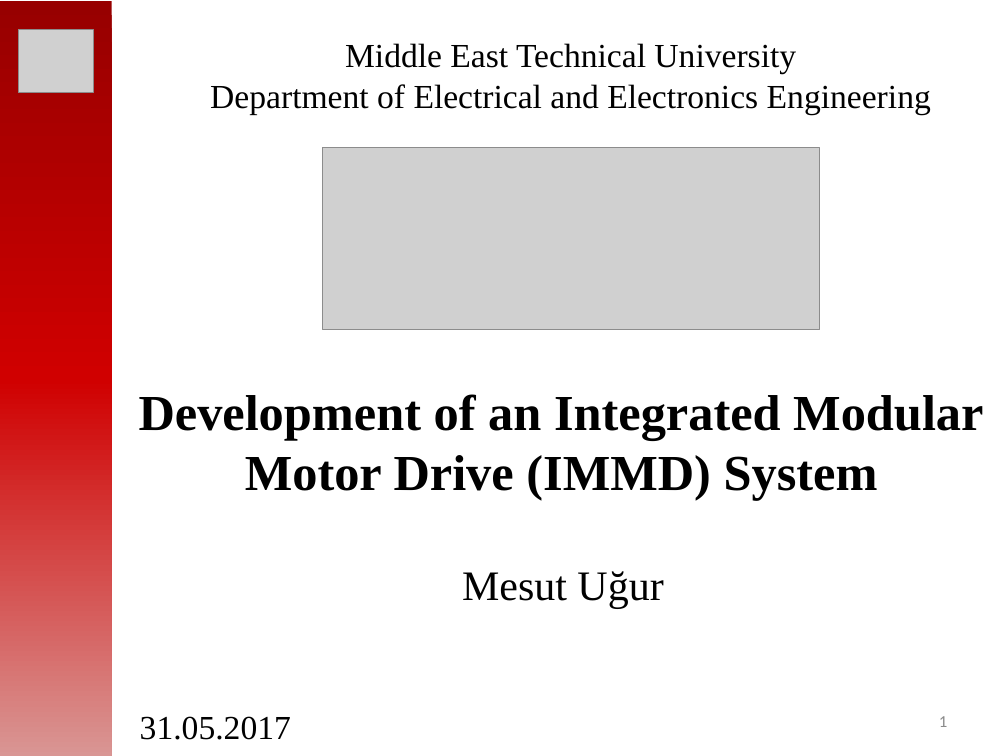
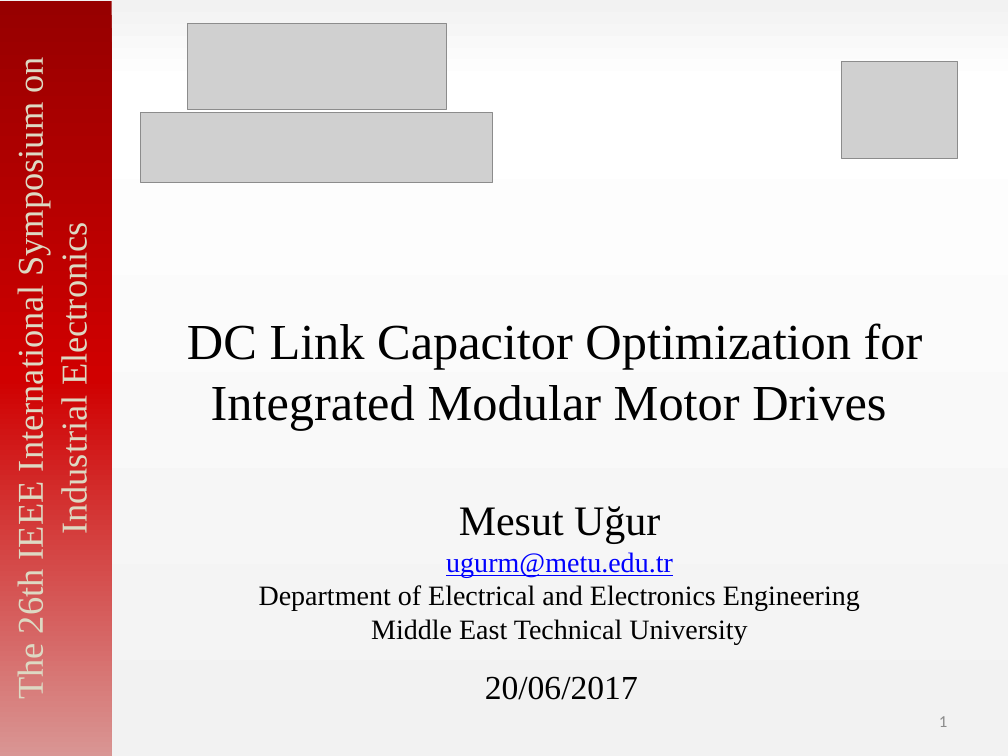
Before and after one commit to hakanpolat/IMMD, a slide deck: slide 1 of ISIE 2017/sunum/ISIE2017_OralPres_Mesut_Uğur.pptx. Drawn at 1008x756 pixels with LibreOffice and Linux fonts; fonts in the diff are those of the drawing; grey boxes stand for pictures. Boxes give left, top, right and bottom in pixels: in the first picture for what was removed or moved away, otherwise in the second. Text is boxed around its words. In the diff, an @@ line names an element or a change of style, - is before the commit and + after.

```diff
--- a/ISIE 2017/sunum/ISIE2017_OralPres_Mesut_Uğur.pptx
+++ b/ISIE 2017/sunum/ISIE2017_OralPres_Mesut_Uğur.pptx
@@ background #FFFFFF to gradient #F2F2F2 to #FFFFFF @@
@@ picture added at <box>187,24,447,110</box> @@
@@ text removed at <box>210,43,931,114</box> @@
-Middle East Technical University
-Department of Electrical and Electronics Engineering
@@ text added at <box>10,60,94,698</box>, 26 pt, text #DDD9C3 @@
+The 26th IEEE International Symposium on Industrial Electronics
@@ picture: place and size @@
-picture at <box>18,29,94,92</box>
+picture at <box>842,61,958,158</box>
@@ picture added at <box>141,113,493,183</box> @@
@@ picture removed at <box>323,147,818,330</box> @@
@@ text at <box>187,323,923,430</box>: text changed; bold off @@
-Development of an Integrated Modular
-Motor Drive (IMMD) System
+DC Link Capacitor Optimization for Integrated Modular Motor Drives
@@ text "Mesut Uğur": place and size @@
-text "Mesut Uğur" at <box>462,571,663,608</box>
+text "Mesut Uğur" at <box>259,506,860,645</box>
@@ text at <box>259,552,860,645</box>: paragraphs added @@
+ugurm@metu.edu.tr
+Department of Electrical and Electronics Engineering
+Middle East Technical University
@@ text at <box>485,676,638,700</box>: text changed @@
-31.05.2017
+20/06/2017
```
Also in this commit, not shown: 14 other slides changed, 2 slides added, 5 slides removed.
